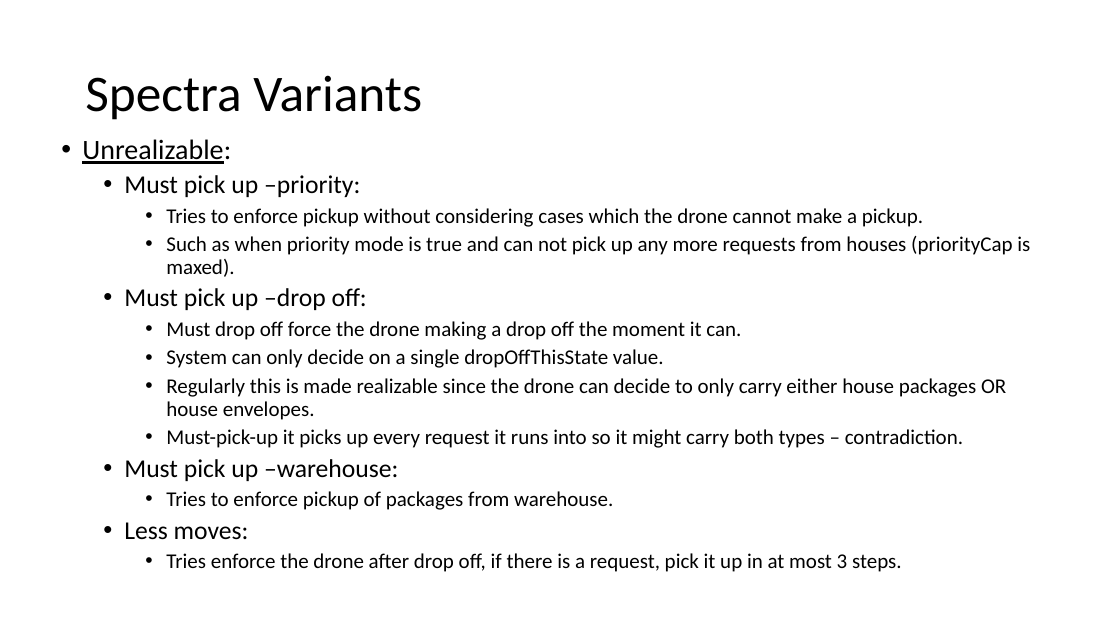
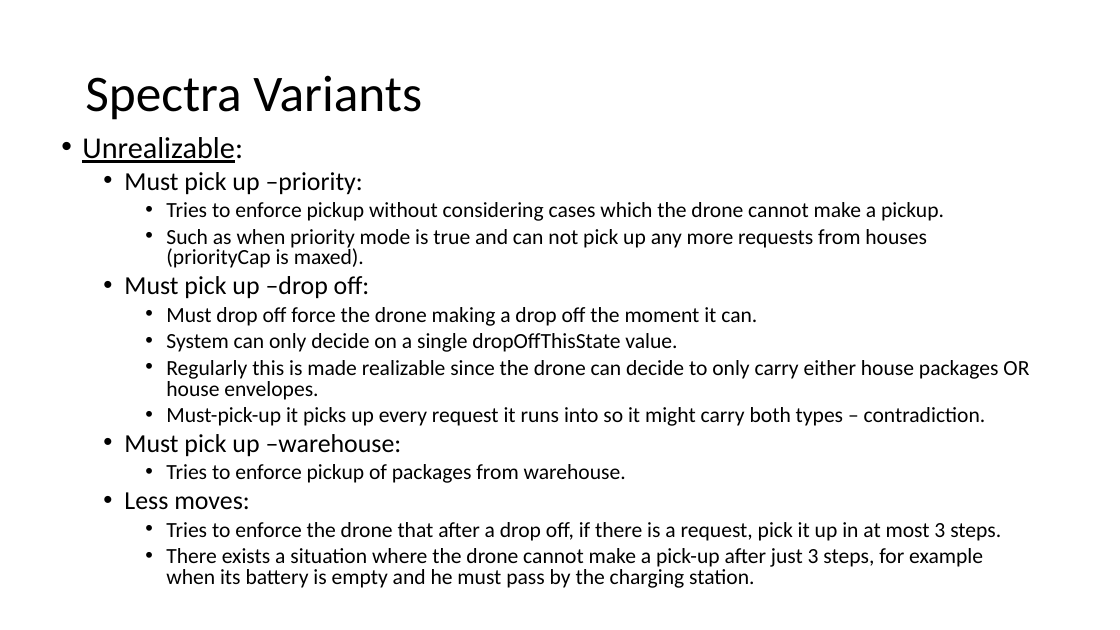
Before and after one commit to GuyHaviv37/DeliveryDroneSpectra, a slide deck: slide 13 of docs/final presentation.pptx. Drawn at 1120x630 pixels with LibreOffice and Linux fonts; fonts in the diff are those of the drawing. Boxes give left, top, right and bottom in pixels: in the first picture for what was removed or moved away, otherwise in the second. Text is boxed around its words. In the diff, an @@ line names an element or a change of style, - is before the commit and + after.

Commit message:
Docs & Spectra: unreal explanation to UnrealLessMoves

```diff
--- a/docs/final presentation.pptx
+++ b/docs/final presentation.pptx
@@ text at bbox=[82, 137, 1029, 510]: size 24 to 25.9 pt in "Unrealizable:"; size 22 to 22.2 pt in "Must pick up –priority:", "Must pick up –drop off:", "Must pick up –warehouse:", "Less moves:"; size 18 to 18.5 pt in "Tries to enforce pickup without considering cases ...", "Such as when priority mode is true ...", "Must drop off force the drone making ...", "System can only decide on a single ..." and 3 more places; line spacing 0.9 to 0.8 @@
@@ text at bbox=[166, 522, 1001, 588]: text changed; size 18 to 18.5 pt @@
-    • Tries enforce the drone after drop off, if there is a request, pick it up in at most 3 steps.
+    • Tries to enforce the drone that after a drop off, if there is a request, pick it up in at most 3 steps.
+    • There exists a situation where the drone cannot make a pick-up after just 3 steps, for example when its battery is empty and he must pass by the charging station.
```
Also in this commit, not shown: 1 other slide changed, 2 other files.
